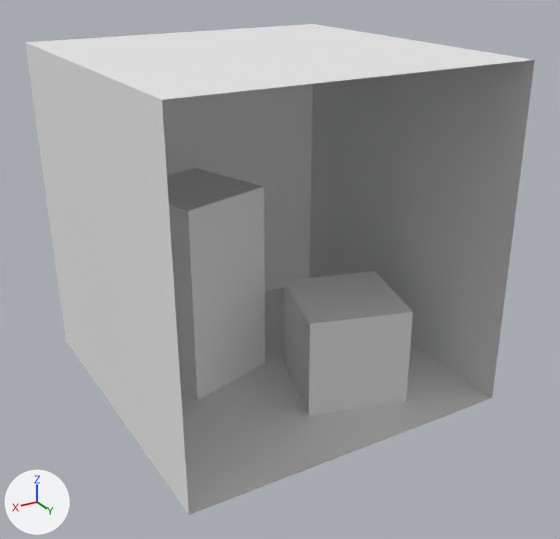
Renders of the OBJ model base/res/cornell/cornell_box_notglow.obj from each side of a commit.
Rendered twice from a 50 mm lens placed at (871.0, 766.0, 707.0), pointed at (269.0, -239.0, 204.0). Lighting does not change. The marker at lower left points along +X, +Y and +Z. Where no turn or scale is listed for an object, it has been applied to the vertices.

Names of what the first picture shows: 'back_wall', 'ceiling', 'floor', 'green_wall', 'red_wall', 'short_block', 'tall_block'.
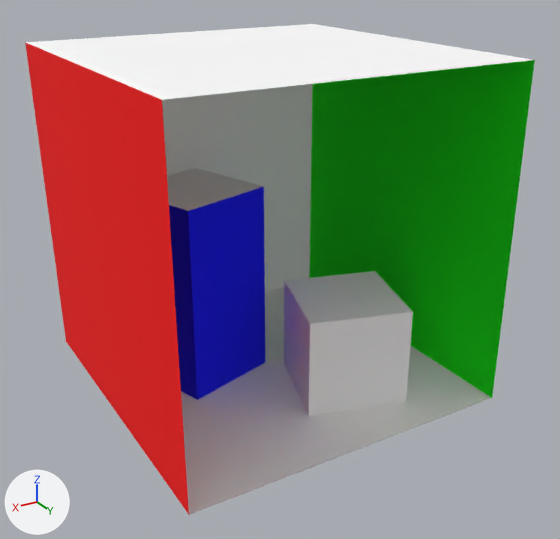
Pixel boxes (x1, y1, x2, y2) of what changed, in the pictures (560 x 539 px):
'green_wall', recoloured (white to green): (309, 60, 535, 398) in both
'red_wall', recoloured (white to red): (25, 42, 189, 514) in both
'floor', recoloured: (181, 287, 491, 515) in both
'ceiling', recoloured: (26, 24, 532, 100) in both
'tall_block', recoloured (white to blue): (167, 168, 265, 400) in both
'back_wall', recoloured: (162, 84, 313, 292) in both
'short_block', recoloured: (284, 271, 413, 415) in both

The edits, one by one:
Material 'white' (mat_white) changes colour from white #e7e7e7 to white #ffffff; in linear values from (0.8, 0.8, 0.8) to (1.0, 1.0, 1.0).
Material 'blue' (mat_blue) changes colour from white #e7e7e7 to blue #0000ff; in linear values from (0.8, 0.8, 0.8) to (0.0, 0.0, 1.0).
Material 'green' (mat_green) changes colour from white #e7e7e7 to green #00ff00; in linear values from (0.8, 0.8, 0.8) to (0.0, 1.0, 0.0).
Material 'red' (mat_red) changes colour from white #e7e7e7 to red #ff0000; in linear values from (0.8, 0.8, 0.8) to (1.0, 0.0, 0.0).
